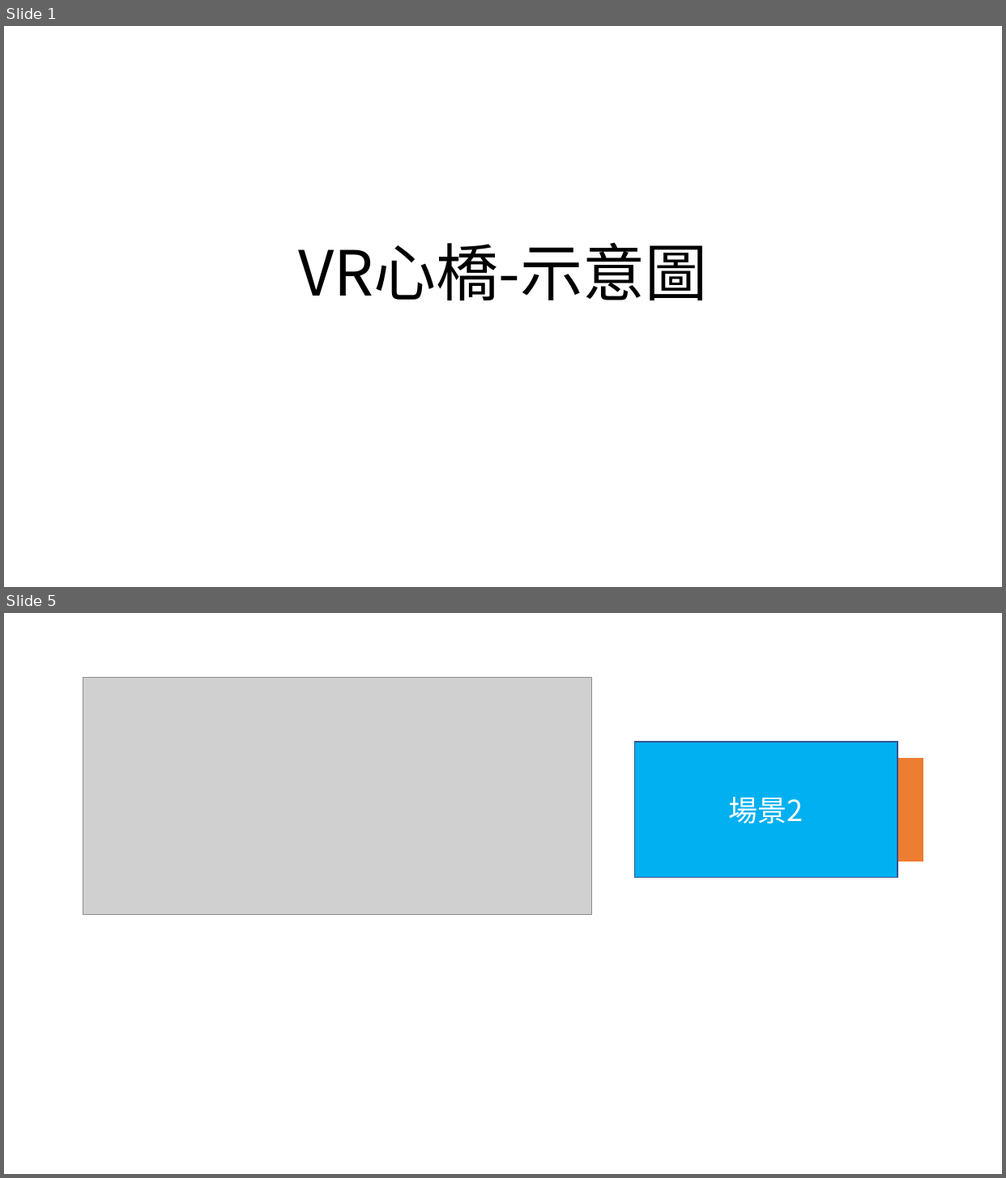
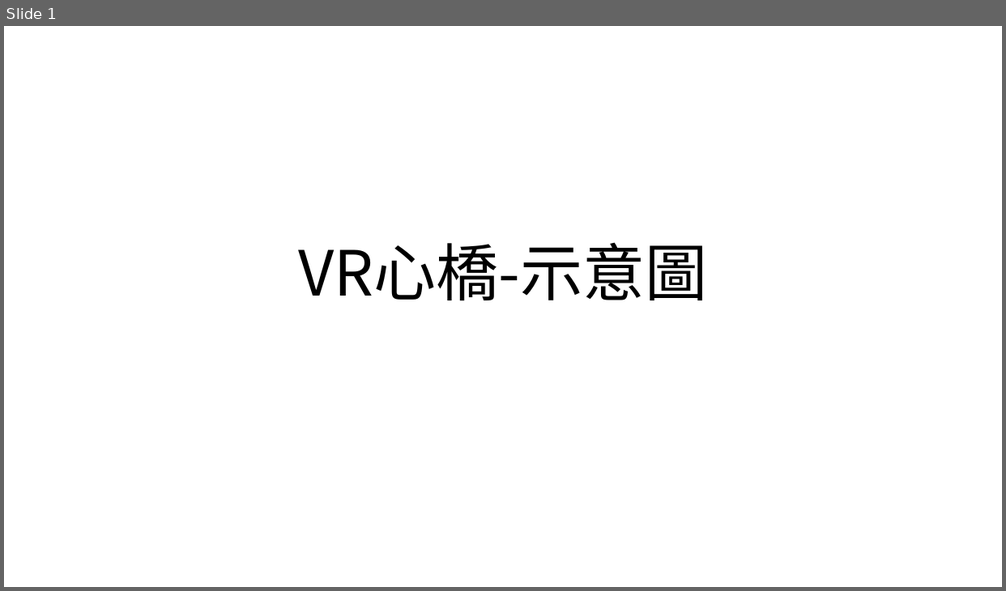
Before and after one commit to StevenShih-0402/Plan, a slide deck: media/image/心橋/心橋-平面圖.pptx. Shown one above the other, each under a label of ours: slides 1 and 5 before the commit, slide 1 after it; the slides between them are not shown. The pictures are 1006x1178 and 1006x591 pixels, drawn with LibreOffice and Linux fonts; fonts in the diff are those of the drawing; grey boxes stand for pictures. Boxes give left, top, right and bottom in pixels: in the first picture for what was removed or moved away, otherwise in the second. Text is boxed around its words. In the diff, an @@ line names an element or a change of style, - is before the commit and + after.

```diff
--- a/media/image/心橋/心橋-平面圖.pptx
+++ b/media/image/心橋/心橋-平面圖.pptx
@@ slide 5 removed at (4, 613, 1002, 1174), background #FFFFFF @@
@@ picture removed at (83, 678, 592, 914) @@
@@ rectangle removed at (634, 742, 898, 878) @@
@@ rectangle removed at (898, 758, 923, 861) @@
@@ text removed at (729, 797, 803, 824) @@
-場景2
```
Also in this commit, not shown: 3 slides changed, 6 slides added, 6 other slides removed, 20 other files.
